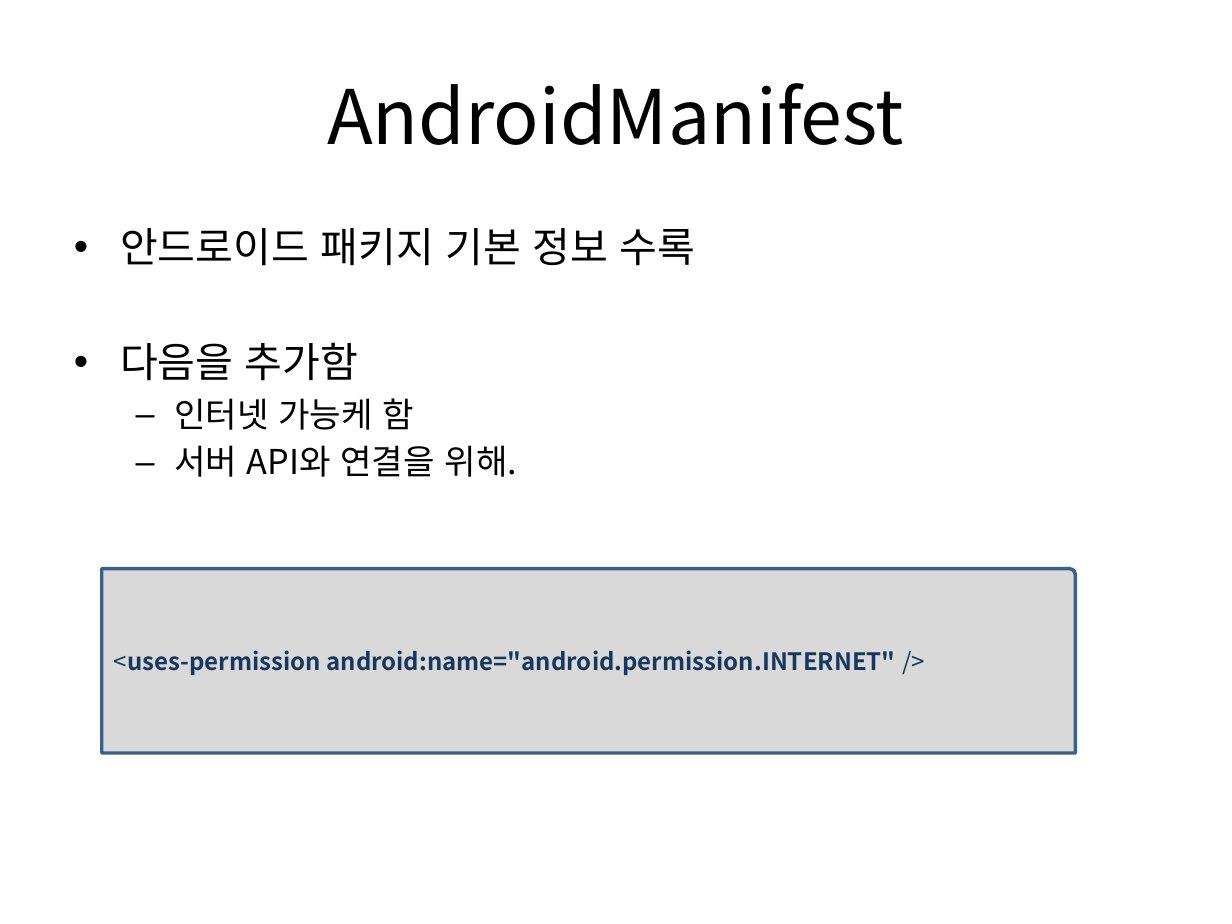
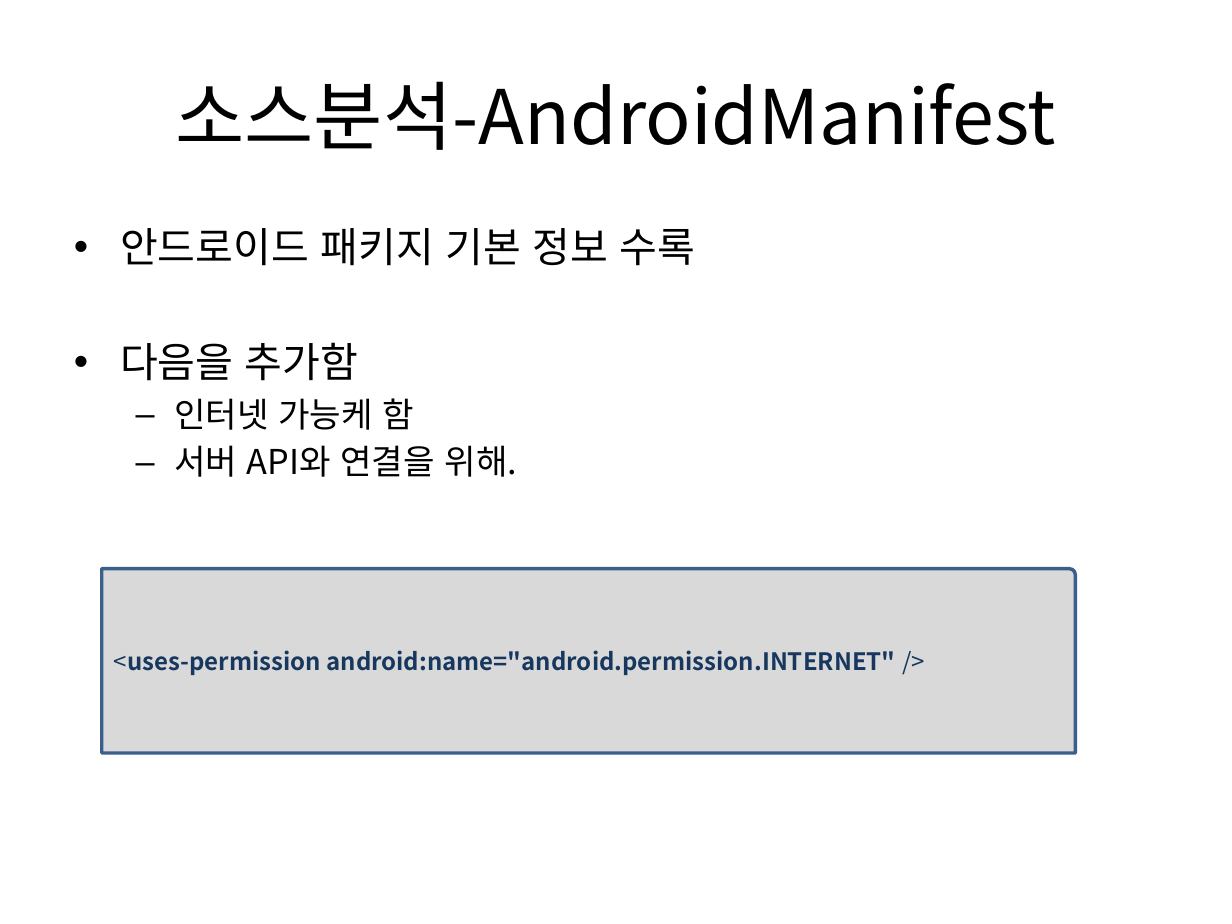
Before and after one commit to tuxxon/android_dev_lecture, a slide deck: slide 16 of 02.안드로이드 모바일 앱 개발-프론트엔드-안국환.pptx (slide 15 before the commit). Drawn at 1232x924 pixels with LibreOffice and Linux fonts; fonts in the diff are those of the drawing. Boxes give left, top, right and bottom in pixels: in the first picture for what was removed or moved away, otherwise in the second. Text is boxed around its words. In the diff, an @@ line names an element or a change of style, - is before the commit and + after.

```diff
--- a/02.안드로이드 모바일 앱 개발-프론트엔드-안국환.pptx
+++ b/02.안드로이드 모바일 앱 개발-프론트엔드-안국환.pptx
@@ title at [175, 81, 1056, 150]: text changed @@
-AndroidManifest
+소스분석-AndroidManifest
```
Also in this commit, not shown: 1 other slide changed, 1 slide added.
